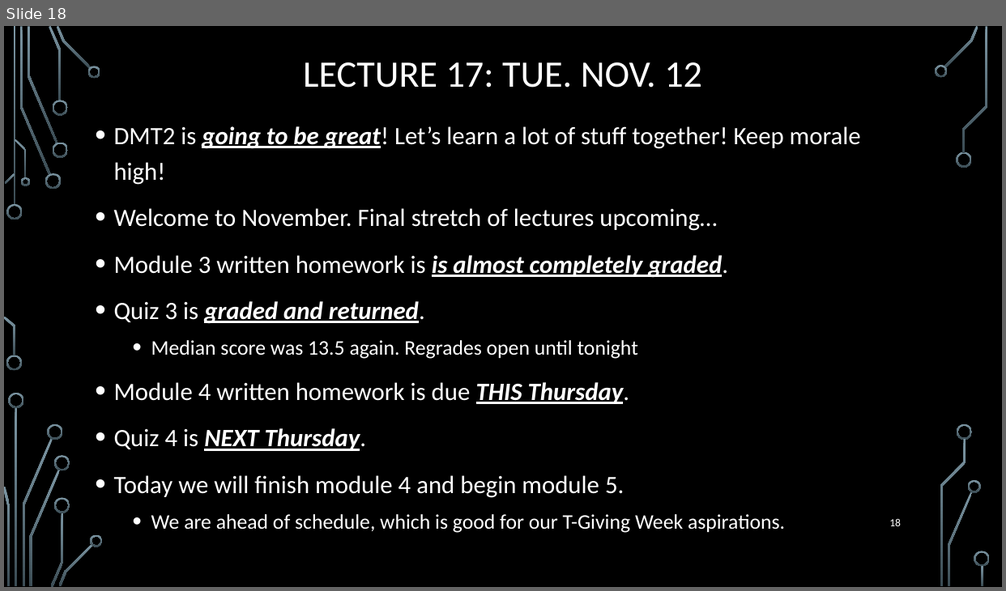
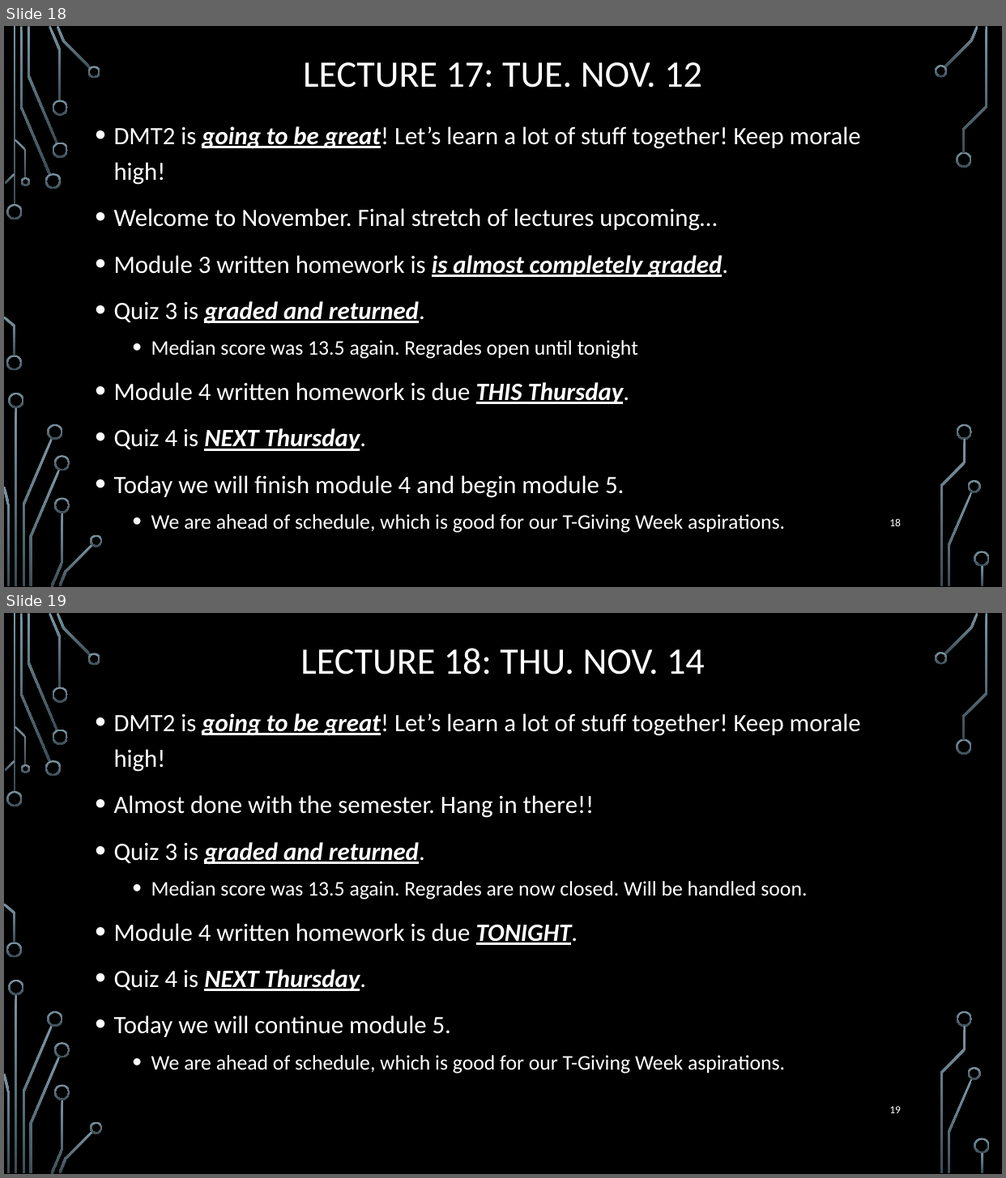
Before and after one commit to markfloryan/dmt2, a slide deck: slides/00-DailyAnnouncements.pptx. Shown one above the other, each under a label of ours: slide 18 before the commit, slides 18 and 19 after it. The pictures are 1006x591 and 1006x1178 pixels, drawn with LibreOffice and Linux fonts; fonts in the diff are those of the drawing; background and template pictures are left out. Boxes give left, top, right and bottom in pixels: in the first picture for what was removed or moved away, otherwise in the second. Text is boxed around its words. In the diff, an @@ line names an element or a change of style, - is before the commit and + after.

```diff
--- a/slides/00-DailyAnnouncements.pptx
+++ b/slides/00-DailyAnnouncements.pptx
@@ slide 19 added at (4,613,1002,1174), background picture (left out); not listed: 36 template elements that a slide beside it also shows @@
@@ title added at (300,648,705,675), 36 pt, text #FFFFFF @@
+LECTURE 18: THU. NOV. 14
@@ text added at (114,713,861,1074), 24 pt, text #FFFFFF @@
+• DMT2 is going to be great! Let’s learn a lot of stuff together! Keep morale high!
+• Almost done with the semester. Hang in there!!
+• Quiz 3 is graded and returned.
+  • Median score was 13.5 again. Regrades are now closed. Will be handled soon.
+• Module 4 written homework is due TONIGHT.
+• Quiz 4 is NEXT Thursday.
+• Today we will continue module 5.
+  • We are ahead of schedule, which is good for our T-Giving Week aspirations.
@@ page number added at (889,1106,901,1114), 10.5 pt, text #FFFFFF @@
+19
```
Also in this commit, not shown: 2 other files.
